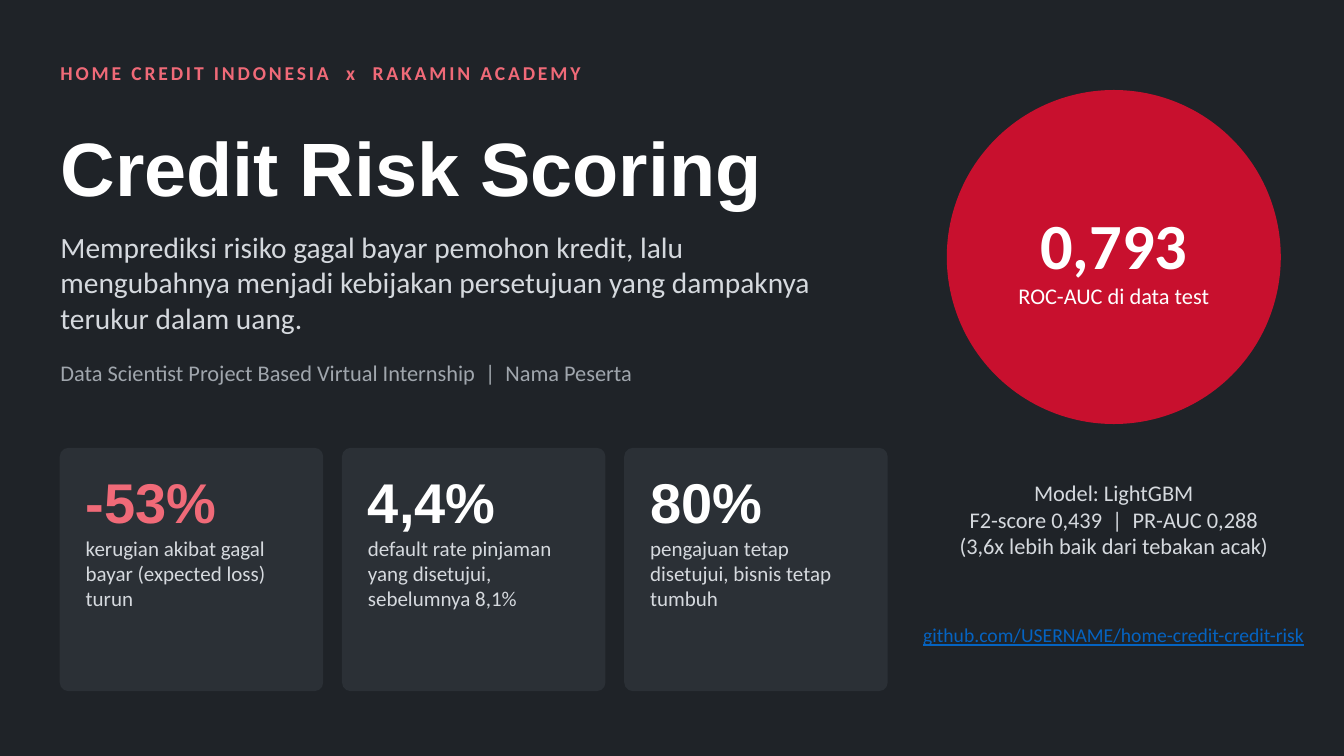
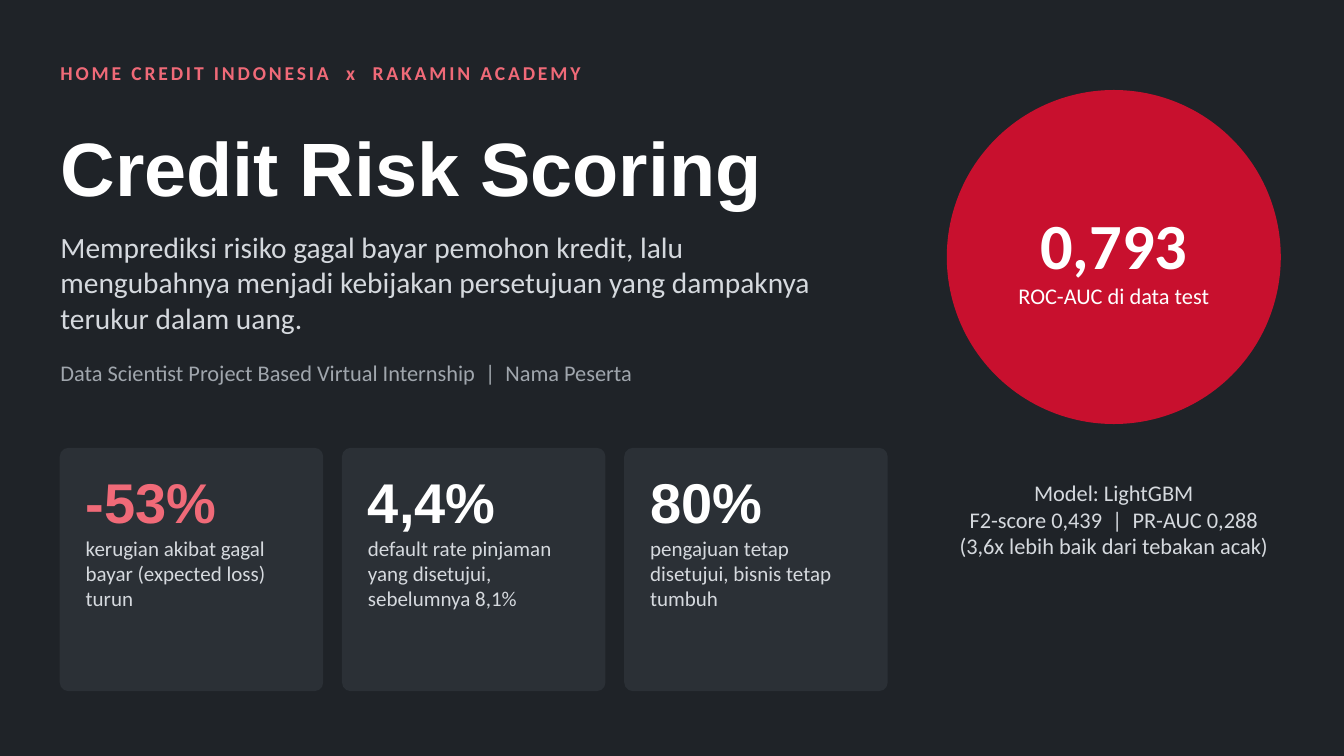
Before and after one commit to aoramaaulia-collab/home-credit-credit-risk, a slide deck: slide 1 of HomeCredit_CreditRiskScoring.pptx. Drawn at 1344x756 pixels with LibreOffice and Linux fonts; fonts in the diff are those of the drawing. Boxes give left, top, right and bottom in pixels: in the first picture for what was removed or moved away, otherwise in the second. Text is boxed around its words. In the diff, an @@ line names an element or a change of style, - is before the commit and + after.

```diff
--- a/HomeCredit_CreditRiskScoring.pptx
+++ b/HomeCredit_CreditRiskScoring.pptx
@@ text removed at (x1=923, y1=628, x2=1304, y2=646) @@
-github.com/USERNAME/home-credit-credit-risk
```
Also in this commit, not shown: 6 other slides changed.
